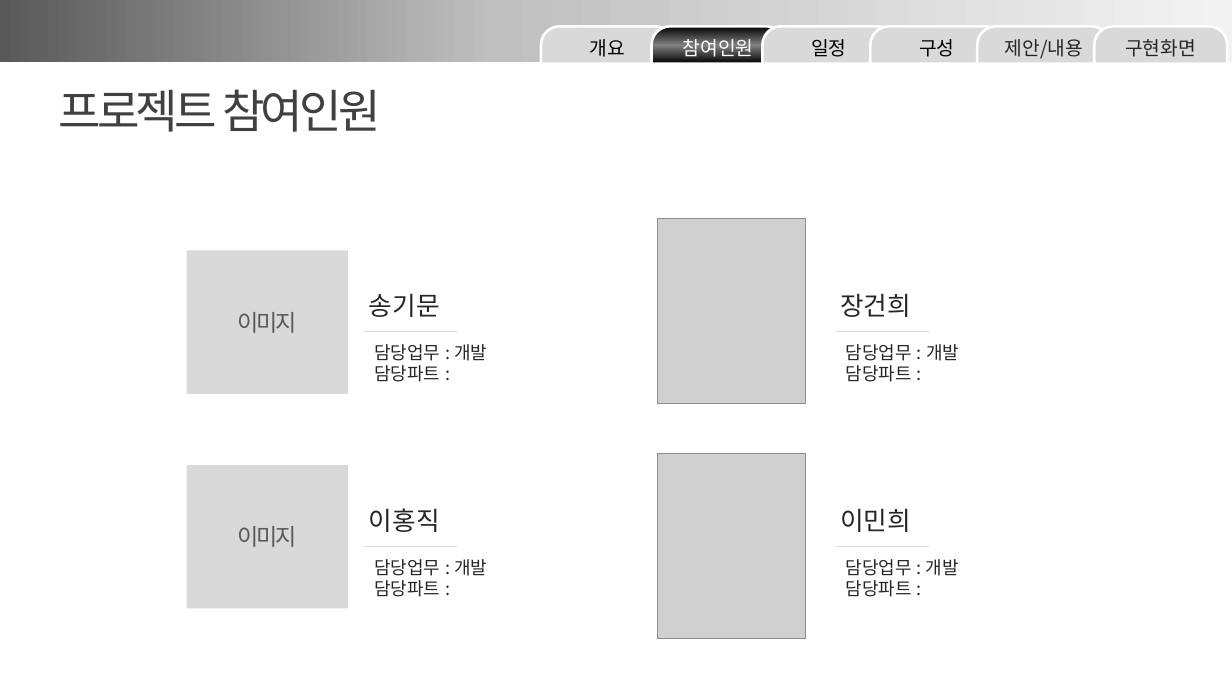
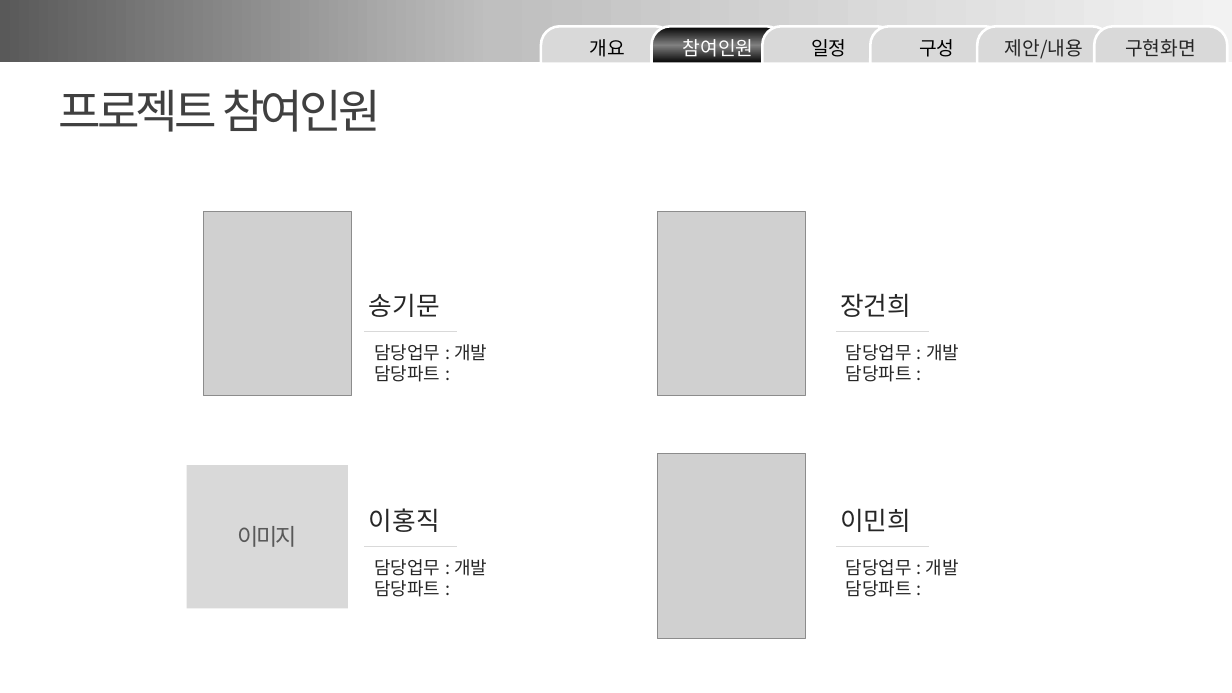
Before and after one commit to minmaxheap/FinalProject, a slide deck: slide 4 of 산출물/Team3 화면 설계 발표 ppt.pptx. Drawn at 1232x693 pixels with LibreOffice and Linux fonts; fonts in the diff are those of the drawing; grey boxes stand for pictures. Boxes give left, top, right and bottom in pixels: in the first picture for what was removed or moved away, otherwise in the second. Text is boxed around its words. In the diff, an @@ line names an element or a change of style, - is before the commit and + after.

Commit message:
사진 추가~!

```diff
--- a/산출물/Team3 화면 설계 발표 ppt.pptx
+++ b/산출물/Team3 화면 설계 발표 ppt.pptx
@@ picture added at <box>203,211,351,396</box> @@
@@ picture: place and size @@
-picture at <box>657,218,805,403</box>
+picture at <box>657,211,805,396</box>
@@ rectangle removed at <box>187,250,348,394</box> @@
@@ text removed at <box>237,312,297,333</box> @@
-이미지
```
